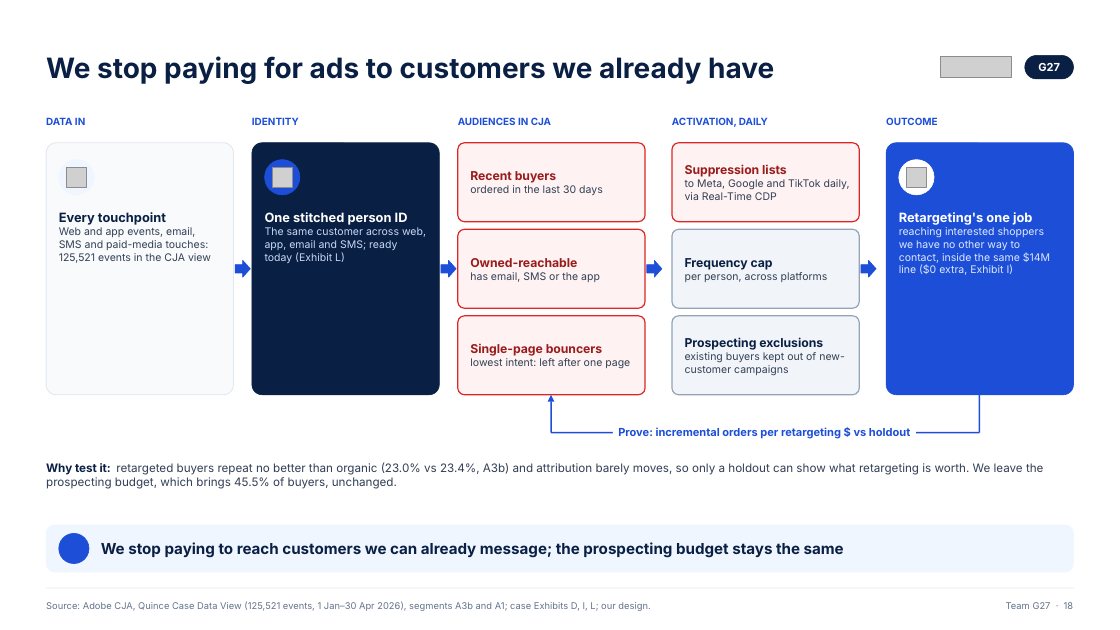
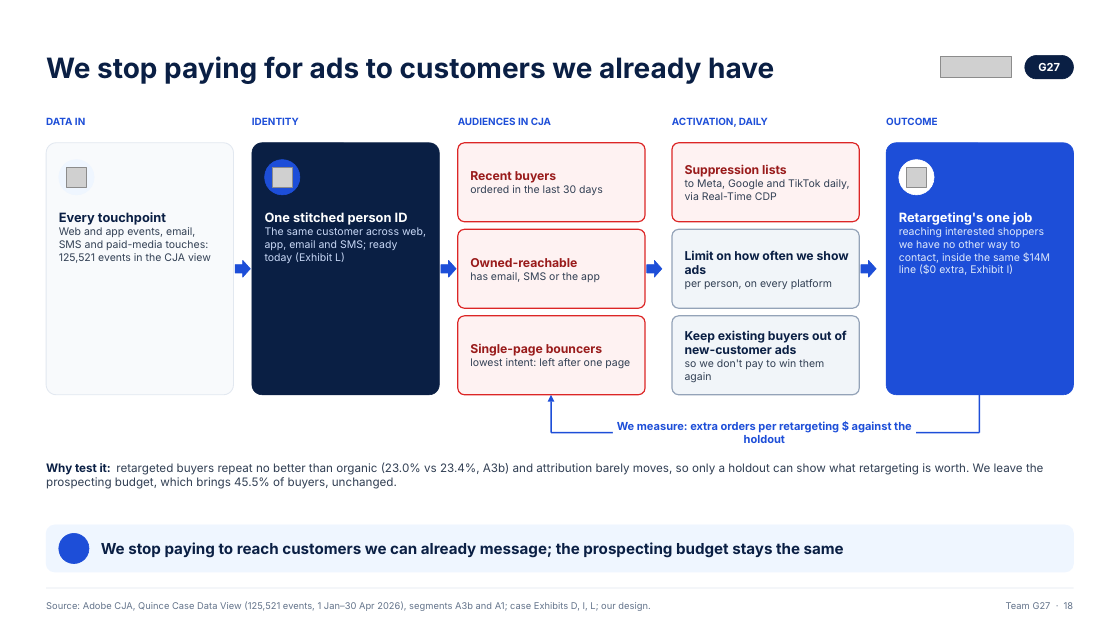
Before and after one commit to ANNYM25/Quince, a slide deck: slide 18 of deck/Team G27 Final Humanised.pptx. Drawn at 1120x630 pixels with LibreOffice and Linux fonts; fonts in the diff are those of the drawing; grey boxes stand for pictures; background and template pictures are left out. Boxes give left, top, right and bottom in pixels: in the first picture for what was removed or moved away, otherwise in the second. Text is boxed around its words. In the diff, an @@ line names an element or a change of style, - is before the commit and + after.

```diff
--- a/deck/Team G27 Final Humanised.pptx
+++ b/deck/Team G27 Final Humanised.pptx
@@ text at bbox=[685, 250, 849, 289]: text changed @@
-Frequency cap
-per person, across platforms
+Limit on how often we show ads
+per person, on every platform
@@ text at bbox=[685, 330, 847, 383]: text changed; size 9 to 10.5 pt; text colour #334155 to #0A1F44; bold on @@
-Prospecting exclusions
-existing buyers kept out of new-customer campaigns
+Keep existing buyers out of new-customer ads
+so we don't pay to win them again
@@ text at bbox=[617, 421, 912, 443]: text changed @@
-Prove: incremental orders per retargeting $ vs holdout
+We measure: extra orders per retargeting $ against the holdout
```
Also in this commit, not shown: 11 other slides changed, 1 other file.
